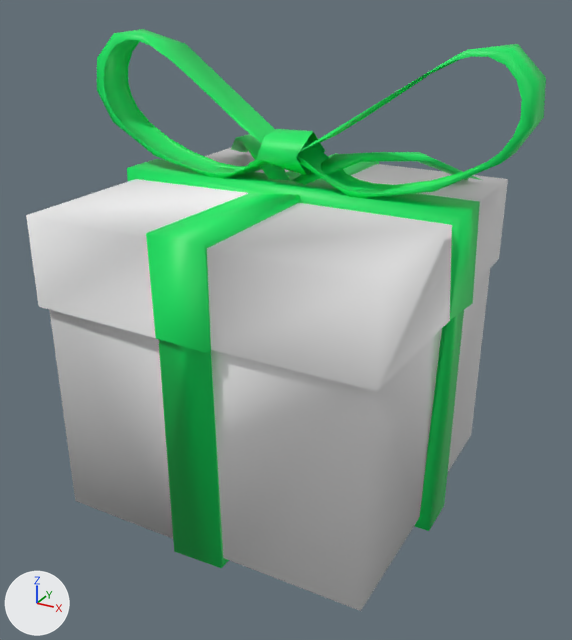
The FBX model Contents/mods/The Christmas Miracle/media/models_X/WorldStaticModel/WorldItem_CM_SmallPresent.fbx as it was, and as the next commit left it.
The view is the same before and after, from a camera (50 mm lens) standing at (0.001147, -0.002089, 0.001612) and looking at (0.000024, -0.000046, 0.000591). Every picture has the same lights, and +X, +Y and +Z are marked at lower left.

The scene before the commit, as lines of its bpy script (objects in view):
```python
me_cube_001 = bpy.data.meshes.new('Cube.001')
me_cube_001.from_pydata(...)  # 250 vertices, 246 faces; spans x -0.000712..0.000712, y -0.000566..0.000559, z -0.000035..0.001439
me_cube_001.materials.append(mat_material)  # picture img_present_png
ob_cube_001 = bpy.data.objects.new('Cube.001', me_cube_001)
ob_cube_001.location = (0.0, 0.0, 0.0)
```
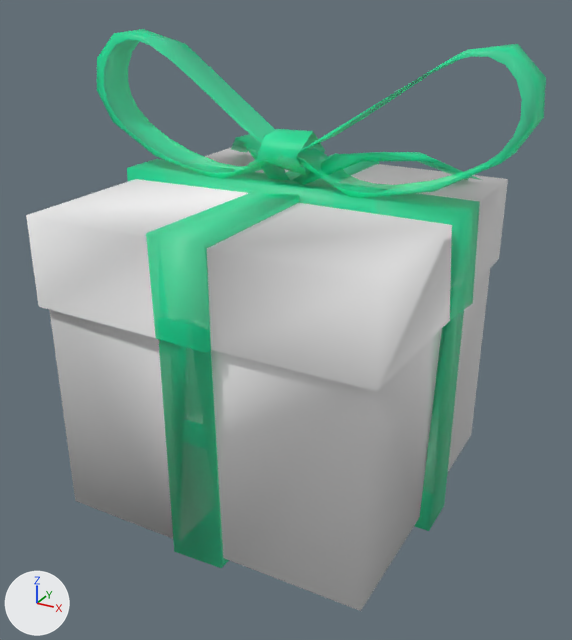
The newer file is also rescaled (x1.25) as a whole; pictures and numbers use the older file's frame.

Pixel boxes (x1, y1, x2, y2) of what changed, in the pictures (572 x 640 px):
'Cube.001', surface changed, recoloured
    both: (97, 29, 546, 568)

The change, as a diff of the scene's bpy script:
```diff
--- a/Contents/mods/The Christmas Miracle/media/models_X/WorldStaticModel/WorldItem_CM_SmallPresent.fbx.py
+++ b/Contents/mods/The Christmas Miracle/media/models_X/WorldStaticModel/WorldItem_CM_SmallPresent.fbx.py
@@ img_present_png @@
-img_present_png = load_image('Present.png', '../../textures/Items/Present.png', 64, 64, 'sRGB')
+img_present_png = load_image('Present.png', '../../textures/Items/Present.png', 64, 64, 'Non-Color')
@@ mat_material_001 @@
+mat_material_001 = bpy.data.materials.new('Material.001')
+# uses the picture img_present_png
@@ me_cube_001 @@
 me_cube_001.from_pydata(...)  # 250 vertices, 246 faces; spans x -0.000712..0.000712, y -0.000566..0.000559, z -0.000035..0.001439
-me_cube_001.materials.append(mat_material)  # picture img_present_png
+me_cube_001.materials.append(mat_material_001)
```
